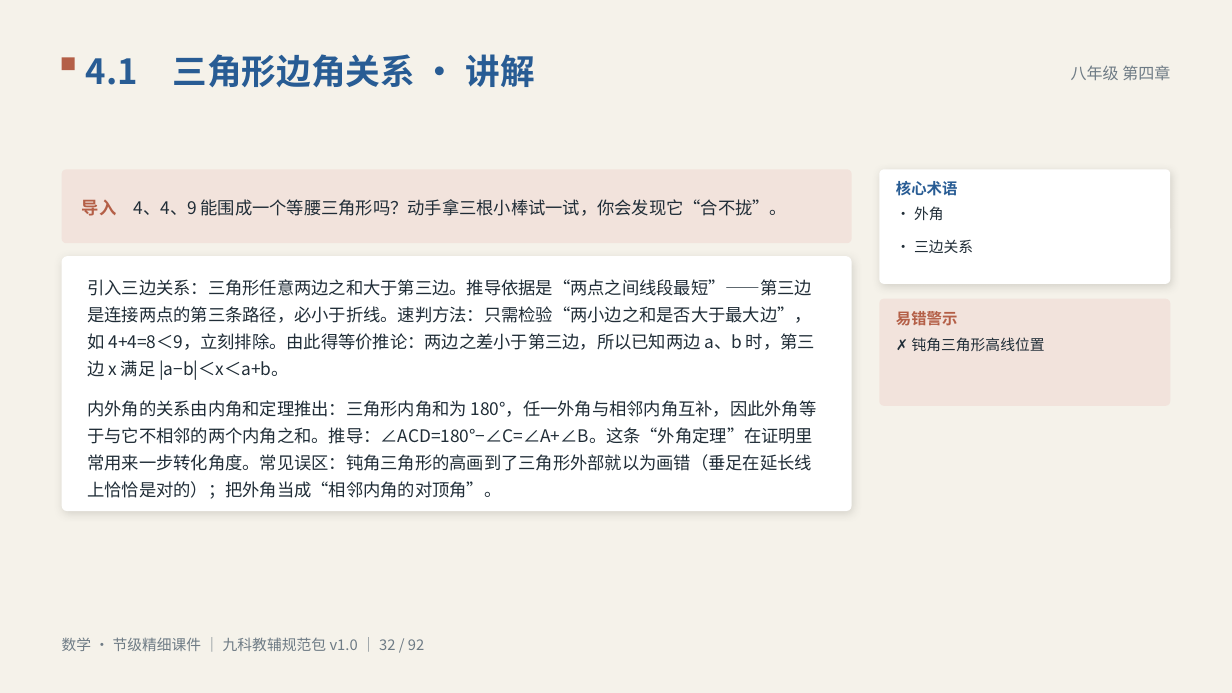
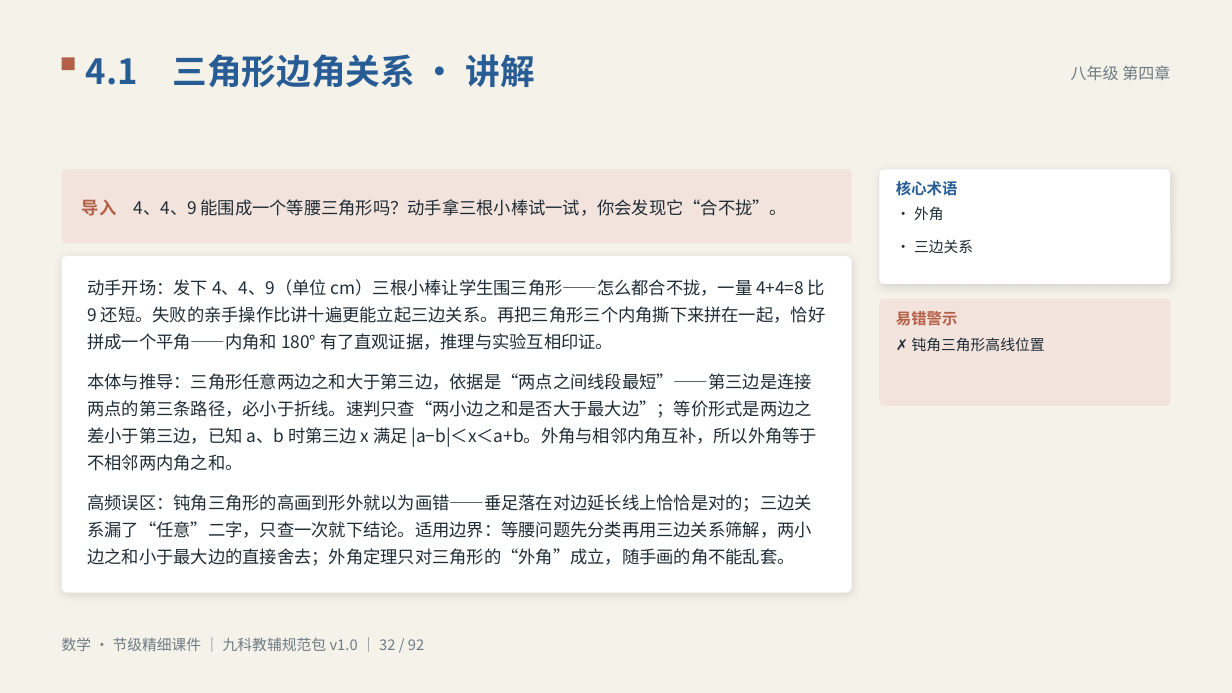
Before and after one commit to vimalinx/jiajiao-courseware, a slide deck: slide 32 of pptx/数学·节级精细讲解课件.pptx. Drawn at 1232x693 pixels with LibreOffice and Linux fonts; fonts in the diff are those of the drawing. Boxes give left, top, right and bottom in pixels: in the first picture for what was removed or moved away, otherwise in the second. Text is boxed around its words. In the diff, an @@ line names an element or a change of style, - is before the commit and + after.

```diff
--- a/pptx/数学·节级精细讲解课件.pptx
+++ b/pptx/数学·节级精细讲解课件.pptx
@@ rounded rectangle: place and size @@
-rounded rectangle at [62, 256, 852, 511]
+rounded rectangle at [62, 256, 852, 592]
@@ rounded rectangle at [62, 256, 852, 592]: proportions changed @@
@@ text at [87, 279, 825, 566]: text changed @@
-引入三边关系：三角形任意两边之和大于第三边。推导依据是“两点之间线段最短”——第三边是连接两点的第三条路径，必小于折线。速判方法：只需检验“两小边之和是否大于最大边”，如 4+4=8＜9，立刻排除。由此得等价推论：两边之差小于第三边，所以已知两边 a、b 时，第三边 x 满足 |a−b|＜x＜a+b。
-内外角的关系由内角和定理推出：三角形内角和为 180°，任一外角与相邻内角互补，因此外角等于与它不相邻的两个内角之和。推导：∠ACD=180°−∠C=∠A+∠B。这条“外角定理”在证明里常用来一步转化角度。常见误区：钝角三角形的高画到了三角形外部就以为画错（垂足在延长线上恰恰是对的）；把外角当成“相邻内角的对顶角”。
+动手开场：发下 4、4、9（单位 cm）三根小棒让学生围三角形——怎么都合不拢，一量 4+4=8 比 9 还短。失败的亲手操作比讲十遍更能立起三边关系。再把三角形三个内角撕下来拼在一起，恰好拼成一个平角——内角和 180° 有了直观证据，推理与实验互相印证。
+本体与推导：三角形任意两边之和大于第三边，依据是“两点之间线段最短”——第三边是连接两点的第三条路径，必小于折线。速判只查“两小边之和是否大于最大边”；等价形式是两边之差小于第三边，已知 a、b 时第三边 x 满足 |a−b|＜x＜a+b。外角与相邻内角互补，所以外角等于不相邻两内角之和。
+高频误区：钝角三角形的高画到形外就以为画错——垂足落在对边延长线上恰恰是对的；三边关系漏了“任意”二字，只查一次就下结论。适用边界：等腰问题先分类再用三边关系筛解，两小边之和小于最大边的直接舍去；外角定理只对三角形的“外角”成立，随手画的角不能乱套。
```
Also in this commit, not shown: 37 other slides changed, 34 other files.
